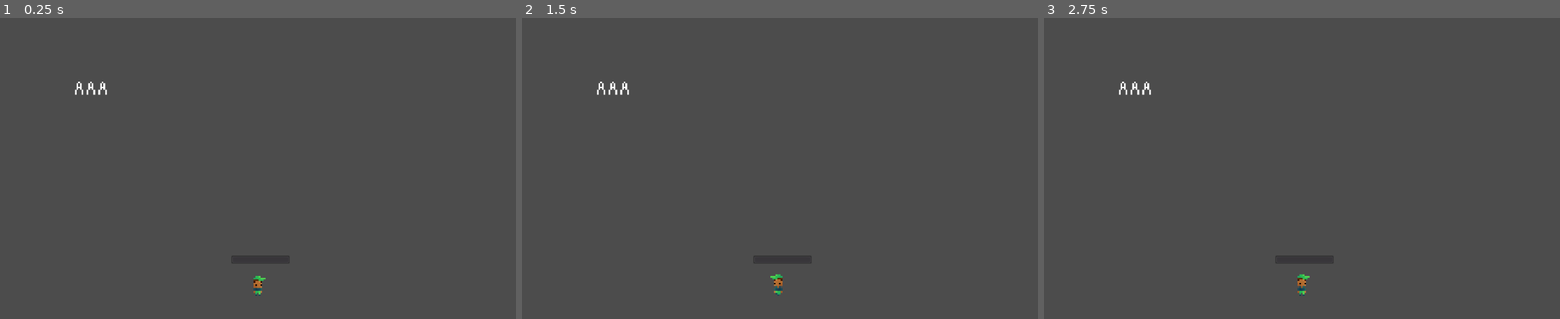
Above: before the commit, frames 1-3 (left to right).
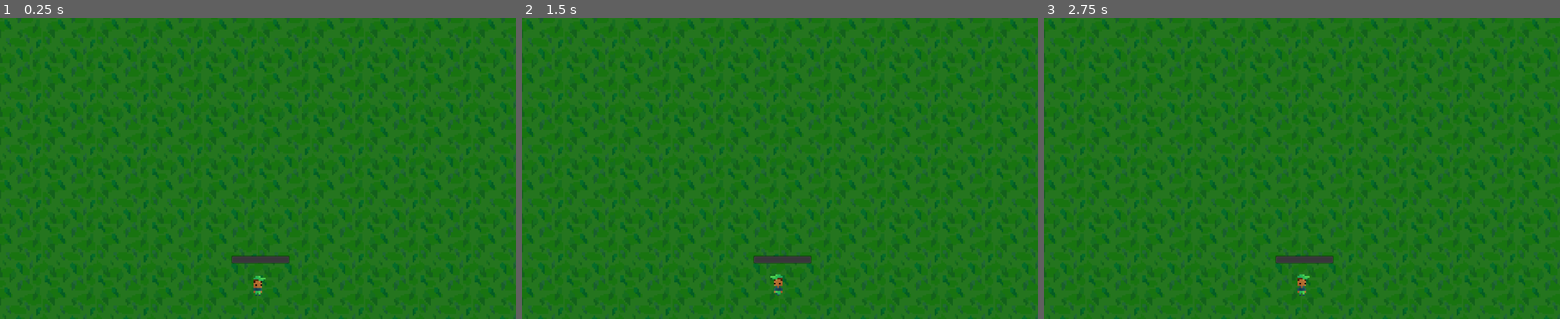
Above: after the commit, the same moments.

Repository: HorseLuvver/boundlessjam
Game: Godot game, scene res://Battle/Battle.tscn
Two runs of this game, one before a commit and one after it. Both use one fixed random seed, a clock stepped at 60 frames per second and the inputs below. This scene is started directly instead of the project's main scene.
Inputs (mouse positions are in pixels of both pictures, inside the frame that each line leads up to):
- Up to frame 1 (0.25 s): no input
- Up to frame 2 (1.5 s): move the mouse to (893, 153) at 0.52 s; hold Space (button) 0.53-1.28 s; tap Enter at 1.25 s; move the mouse to (676, 183) at 1.27 s; tap Space (button) at 1.35 s
- Up to frame 3 (2.75 s): tap Space (button) at 2 s; move the mouse to (1353, 102) at 2.02 s; hold Space (button) from 2.03 s (still down)

The runs differ from the first frame. In frame 1, 100% of the frame differs, in the area x 0-100%, y 0-100%; in frame 2, 100%; in frame 3, 100%.
Error before the commit: Error calling built-in function 'len': Object can't provide a length. (res://Battle/Battle.gd:58)
Error after the commit: Error calling built-in function 'len': Object can't provide a length. (res://Battle/Battle.gd:62)

Commit message:
now able to see what letters the enemies have remaining. also made a simple tilemap.

Diff:
--- a/Animals/Animal.gd
+++ b/Animals/Animal.gd
@@ -37,7 +37,9 @@
 func letter_recieved(letter):
 	if letter in name.to_upper() and Game.mouse_hovering == self:
 		letters[letter] = true
+		get_node("../Name/MarginContainer/HBoxContainer/%s" % letter).hide()
 		if all(letters.values()):
+			get_node("../Name").hide()
 			queue_free()
 
 func all(list):
@@ -48,8 +50,7 @@
 
 func on_mouse_entered():
 	Game.mouse_hovering = self
-	print("enter")
 
 func on_mouse_exited():
 	#Game.mouse_hovering = null
-	print("exit")
+	pass
--- a/Battle/Battle.gd
+++ b/Battle/Battle.gd
@@ -4,8 +4,10 @@
 export (float) var dashtime = 0.3
 onready var dashtimer = Timer.new()
 onready var lettertimer = Timer.new()
+export (bool) var order_required = false
+var letter_scene = preload("Letters/Letter.tscn")
 var letter = ""
-var letters = {
+var morse_to_letters = {
 	"⋅-":"A",
 	"-⋅⋅⋅":"B",
 	"-⋅-⋅":"C",
@@ -33,6 +35,7 @@
 	"-⋅--":"Y",
 	"--⋅⋅":"Z",
 }
+var letters_to_morse = {}
 var enemy_scenes = {
 	"BAT":preload("res://Animals/Stage 1/Bat.tscn"),
 	"CAT":[],
@@ -50,7 +53,8 @@
 }
 
 func _ready():
-
+	for key in morse_to_letters.keys():
+		letters_to_morse[morse_to_letters[key]] = key
 	Game.player = $Player
 	Game.particles = $Player/CPUParticles2D
 	Game.dash_progress_bar = $Player/ProgressBar
@@ -60,6 +64,25 @@
 		get_node("EnemyPosition%s" % i).add_child(enemy)
 		connect("letter", enemy, "letter_recieved")
 		enemy.input_pickable = true
+		for l in enemy.name.to_upper():
+			var letter_node = letter_scene.instance()
+			letter_node.texture = load("res://Battle/Letters/%s/letters_%s.png" % [l, l])
+			letter_node.name = l
+			enemy.get_node("../Name/MarginContainer/HBoxContainer").add_child(letter_node)
+			letter_node.connect("mouse_entered", self, "on_mouse_entered_letter", [letter_node])
+			letter_node.connect("mouse_exited", self, "on_mouse_exited_letter", [letter_node])
+			for symbol in letters_to_morse[l]:
+				var morse = TextureRect.new()
+				if symbol == "⋅": morse.texture = load("Battle/dot.png")
+				else: morse.texture = load("Battle/dash.png")
+				letter_node.get_node("PopupPanel/MarginContainer/HBoxContainer").add_child(morse)
+			letter_node.get_node("PopupPanel/MarginContainer/Label").text = letters_to_morse[l]
+			#print(letter_node.get_node("PopupPanel/MarginContainer/Label").text)
+			letter_node.get_node("PopupPanel").rect_size = Vector2(len(letters_to_morse[l]) * 5 + 4.5, 9)
+			letter_node.get_node("PopupPanel").rect_position = Vector2(-len(letters_to_morse[l]) * 2.5 - 0.5, -12)
+		enemy.get_node("../Name").rect_size = Vector2(len(enemy.name) * 7 + 2, 12)
+		enemy.get_node("../Name").rect_position = Vector2(-len(enemy.name) * 3 - 0.5, -20)
+		enemy.get_node("../Name").visible = true
 	add_child(dashtimer)
 	add_child(lettertimer)
 	dashtimer.one_shot = true
@@ -77,11 +100,11 @@
 	letter += "-"
 
 func on_LetterTimer_timeout():
-	if letter in letters.keys():
-		print(letters[letter])
-		$Player/CPUParticles2D.texture = load("res://Battle/Letters/%s/letters_%s.png" % [letters[letter], letters[letter]])
+	if letter in morse_to_letters.keys():
+		print(morse_to_letters[letter])
+		$Player/CPUParticles2D.texture = load("res://Battle/Letters/%s/letters_%s.png" % [morse_to_letters[letter], morse_to_letters[letter]])
 		$Player/CPUParticles2D.emitting = true
-		emit_signal("letter", letters[letter])
+		emit_signal("letter", morse_to_letters[letter])
 	else: print(letter)
 	letter = ""
 
@@ -95,3 +118,9 @@
 	elif Input.is_action_just_pressed("button"):
 		dashtimer.start()
 		if not lettertimer.is_stopped(): lettertimer.stop()
+
+func on_mouse_entered_letter(letter_node):
+	letter_node.get_node("PopupPanel").visible = true
+
+func on_mouse_exited_letter(letter_node):
+	letter_node.get_node("PopupPanel").visible = false
--- a/Battle/Battle.tscn
+++ b/Battle/Battle.tscn
@@ -1,11 +1,32 @@
-[gd_scene load_steps=4 format=2]
+[gd_scene load_steps=5 format=2]
 
 [ext_resource path="res://Battle/Battle.gd" type="Script" id=1]
 [ext_resource path="res://Player/Player.tscn" type="PackedScene" id=2]
-[ext_resource path="res://Battle/Letters/Letter.tscn" type="PackedScene" id=3]
+[ext_resource path="res://grass.png" type="Texture" id=3]
+
+[sub_resource type="TileSet" id=1]
+0/name = "grass.png 0"
+0/texture = ExtResource( 3 )
+0/tex_offset = Vector2( 0, 0 )
+0/modulate = Color( 1, 1, 1, 1 )
+0/region = Rect2( 0, 0, 64, 64 )
+0/tile_mode = 0
+0/occluder_offset = Vector2( 0, 0 )
+0/navigation_offset = Vector2( 0, 0 )
+0/shape_offset = Vector2( 0, 0 )
+0/shape_transform = Transform2D( 1, 0, 0, 1, 0, 0 )
+0/shape_one_way = false
+0/shape_one_way_margin = 0.0
+0/shapes = [  ]
+0/z_index = 0
 
 [node name="Battle" type="Node2D"]
 script = ExtResource( 1 )
+
+[node name="TileMap" type="TileMap" parent="."]
+tile_set = SubResource( 1 )
+format = 1
+tile_data = PoolIntArray( -131075, 0, 0, -131074, 0, 0, -131073, 0, 0, -196608, 0, 0, -196607, 0, 0, -196606, 0, 0, -65539, 0, 0, -65538, 0, 0, -65537, 0, 0, -131072, 0, 0, -131071, 0, 0, -131070, 0, 0, -3, 0, 0, -2, 0, 0, -1, 0, 0, -65536, 0, 0, -65535, 0, 0, -65534, 0, 0, 65533, 0, 0, 65534, 0, 0, 65535, 0, 0, 0, 0, 0, 1, 0, 0, 2, 0, 0 )
 
 [node name="Player" parent="." instance=ExtResource( 2 )]
 
@@ -29,42 +50,103 @@
 position = Vector2( -100, -60 )
 
 [node name="Name" type="Panel" parent="EnemyPosition0"]
-margin_left = -19.0
-margin_top = -62.0
-margin_right = -19.0
-margin_bottom = -62.0
+visible = false
+margin_left = -14.0
+margin_top = -20.0
+margin_bottom = -8.0
 __meta__ = {
 "_edit_use_anchors_": false
 }
 
-[node name="HBoxContainer" type="HBoxContainer" parent="EnemyPosition0/Name"]
-margin_right = 40.0
+[node name="MarginContainer" type="MarginContainer" parent="EnemyPosition0/Name"]
+anchor_right = 1.0
+anchor_bottom = 1.0
+margin_left = 2.0
+margin_top = 2.0
+margin_right = -2.0
+margin_bottom = -2.0
+__meta__ = {
+"_edit_use_anchors_": true
+}
+
+[node name="HBoxContainer" type="HBoxContainer" parent="EnemyPosition0/Name/MarginContainer"]
+margin_right = 10.0
 margin_bottom = 8.0
 grow_horizontal = 2
 grow_vertical = 2
 custom_constants/separation = 2
-alignment = 1
 __meta__ = {
 "_edit_use_anchors_": false
 }
 
-[node name="Letter" parent="EnemyPosition0/Name/HBoxContainer" instance=ExtResource( 3 )]
-margin_left = 10.0
-margin_right = 15.0
-margin_bottom = 8.0
-
-[node name="Letter2" parent="EnemyPosition0/Name/HBoxContainer" instance=ExtResource( 3 )]
-margin_left = 17.0
-margin_right = 22.0
-margin_bottom = 8.0
-
-[node name="Letter3" parent="EnemyPosition0/Name/HBoxContainer" instance=ExtResource( 3 )]
-margin_left = 24.0
-margin_right = 29.0
-margin_bottom = 8.0
-
 [node name="EnemyPosition1" type="Position2D" parent="."]
 position = Vector2( 0, -80 )
 
+[node name="Name" type="Panel" parent="EnemyPosition1"]
+visible = false
+margin_left = -14.6059
+margin_top = -19.6747
+margin_right = 14.3941
+margin_bottom = -9.67471
+size_flags_horizontal = 5
+size_flags_vertical = 5
+__meta__ = {
+"_edit_use_anchors_": false
+}
+
+[node name="MarginContainer" type="MarginContainer" parent="EnemyPosition1/Name"]
+anchor_right = 1.0
+anchor_bottom = 1.0
+margin_left = 2.0
+margin_top = 2.0
+margin_right = -2.0
+margin_bottom = -2.0
+size_flags_horizontal = 3
+size_flags_vertical = 3
+__meta__ = {
+"_edit_use_anchors_": true
+}
+
+[node name="HBoxContainer" type="HBoxContainer" parent="EnemyPosition1/Name/MarginContainer"]
+margin_right = 25.0
+margin_bottom = 6.0
+grow_horizontal = 2
+grow_vertical = 2
+custom_constants/separation = 2
+__meta__ = {
+"_edit_use_anchors_": false
+}
+
 [node name="EnemyPosition2" type="Position2D" parent="."]
 position = Vector2( 100, -60 )
+
+[node name="Name" type="Panel" parent="EnemyPosition2"]
+visible = false
+margin_left = -14.6059
+margin_top = -19.6747
+margin_right = 14.3941
+margin_bottom = -9.67471
+__meta__ = {
+"_edit_use_anchors_": false
+}
+
+[node name="MarginContainer" type="MarginContainer" parent="EnemyPosition2/Name"]
+anchor_right = 1.0
+anchor_bottom = 1.0
+margin_left = 2.0
+margin_top = 2.0
+margin_right = -2.0
+margin_bottom = -2.0
+__meta__ = {
+"_edit_use_anchors_": true
+}
+
+[node name="HBoxContainer" type="HBoxContainer" parent="EnemyPosition2/Name/MarginContainer"]
+margin_right = 25.0
+margin_bottom = 6.0
+grow_horizontal = 2
+grow_vertical = 2
+custom_constants/separation = 2
+__meta__ = {
+"_edit_use_anchors_": false
+}
--- a/Battle/Letters/Letter.tscn
+++ b/Battle/Letters/Letter.tscn
@@ -1,47 +1,64 @@
-[gd_scene load_steps=4 format=2]
+[gd_scene load_steps=5 format=2]
 
 [ext_resource path="res://Battle/Letters/A/letters_A.png" type="Texture" id=1]
 [ext_resource path="res://Battle/Letters/letter_background.png" type="Texture" id=2]
+[ext_resource path="res://Minecraft/1_Minecraft-Regular.otf" type="DynamicFontData" id=3]
 
-[sub_resource type="StyleBoxTexture" id=1]
-content_margin_left = 0.0
-content_margin_right = 0.0
-content_margin_top = 0.0
-content_margin_bottom = 0.0
-texture = ExtResource( 2 )
-region_rect = Rect2( 0, 0, 16, 16 )
-margin_left = 3.0
-margin_right = 3.0
-margin_top = 3.0
-margin_bottom = 3.0
-axis_stretch_horizontal = 1
-axis_stretch_vertical = 1
+[sub_resource type="DynamicFont" id=1]
+size = 10
+font_data = ExtResource( 3 )
 
 [node name="Letter" type="TextureRect"]
+anchor_right = 0.005
+anchor_bottom = 0.013
+margin_right = -0.12
+margin_bottom = 0.2
+grow_horizontal = 2
+grow_vertical = 2
 texture = ExtResource( 1 )
+stretch_mode = 3
 __meta__ = {
 "_edit_use_anchors_": false
 }
 
-[node name="PopupPanel" type="PopupPanel" parent="."]
-visible = true
-margin_left = -5.0
-margin_top = -10.0
+[node name="PopupPanel" type="NinePatchRect" parent="."]
+visible = false
 margin_right = 9.0
-margin_bottom = -2.0
+margin_bottom = 4.0
 grow_horizontal = 2
 grow_vertical = 2
-custom_styles/panel = SubResource( 1 )
+texture = ExtResource( 2 )
+patch_margin_left = 2
+patch_margin_top = 2
+patch_margin_right = 2
+patch_margin_bottom = 2
+axis_stretch_horizontal = 1
+axis_stretch_vertical = 1
 __meta__ = {
 "_edit_use_anchors_": false
 }
 
-[node name="HBoxContainer" type="HBoxContainer" parent="PopupPanel"]
+[node name="MarginContainer" type="MarginContainer" parent="PopupPanel"]
 anchor_right = 1.0
 anchor_bottom = 1.0
-margin_right = -14.0
-margin_bottom = -8.0
+margin_left = 2.0
+margin_right = -2.0
+__meta__ = {
+"_edit_use_anchors_": false
+}
+
+[node name="HBoxContainer" type="HBoxContainer" parent="PopupPanel/MarginContainer"]
+visible = false
+margin_right = 24.0
+margin_bottom = 10.0
 alignment = 1
 __meta__ = {
 "_edit_use_anchors_": false
 }
+
+[node name="Label" type="Label" parent="PopupPanel/MarginContainer"]
+margin_right = 24.0
+margin_bottom = 10.0
+custom_fonts/font = SubResource( 1 )
+custom_colors/font_color = Color( 0, 0, 0, 1 )
+text = "-·--·"
Binary file changed: Battle/Letters/A/letters_A.png
Binary file added: Battle/dash.png
Not shown, added: Battle/dash.png.import
Binary file added: Battle/dot.png
Not shown, added: Battle/dot.png.import
Binary file added: Minecraft/1_Minecraft-Regular.otf
Binary file added: Minecraft/minecraft.ttf
Not shown, added: Minecraft/readme.txt
Binary file added: grass.png
Not shown, added: grass.png.import
Not shown, added: Battle/roboto-remix-font.zip
